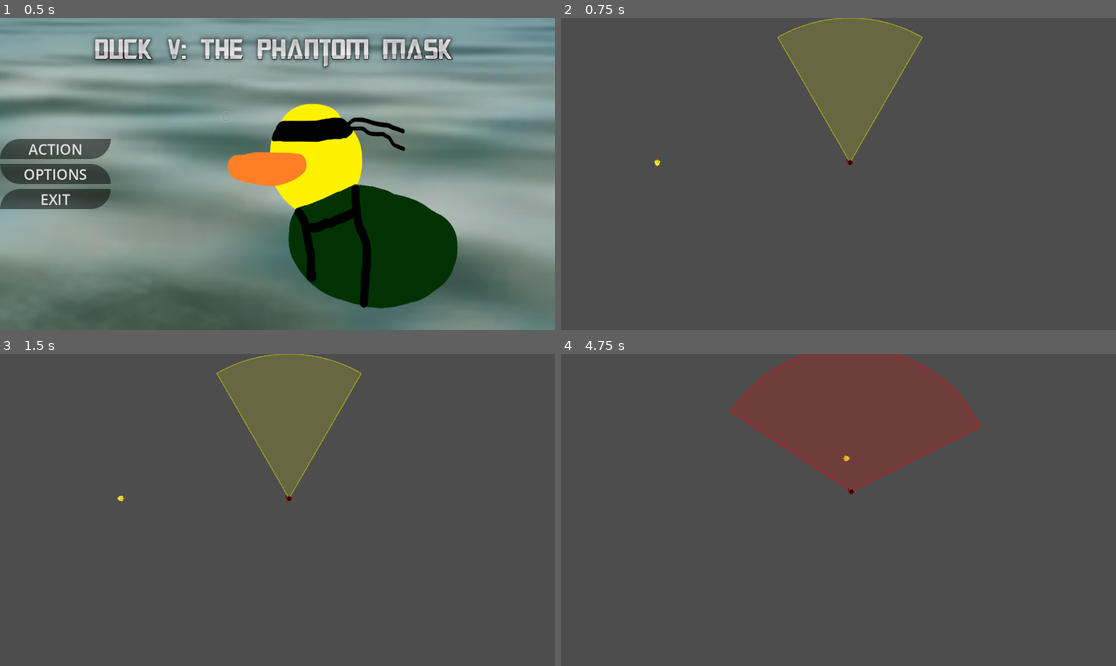
Above: before the commit, frames 1-4 (two rows, left to right).
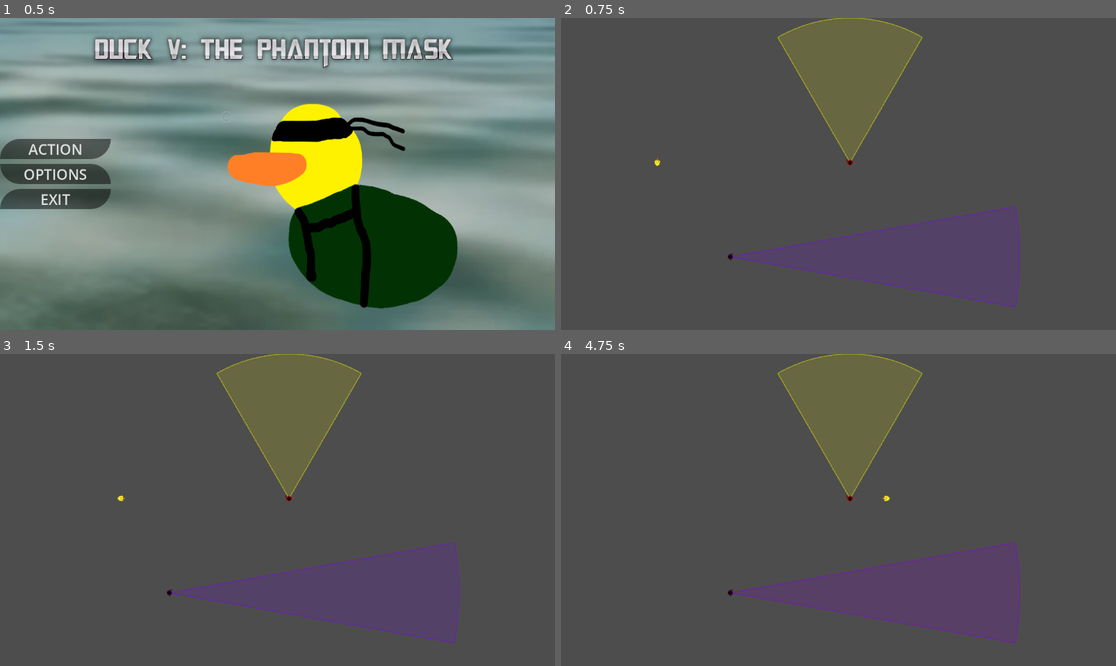
Above: after the commit, the same moments.

Repository: ArpaDeveloper/FGJ2026
Game: Godot game, scene res://scenes/mainmenu.tscn
Two runs of this game, one before a commit and one after it. Both use one fixed random seed, a clock stepped at 60 frames per second and the inputs below.
Inputs (mouse positions are in pixels of both pictures, inside the frame that each line leads up to):
- Up to frame 1 (0.5 s): no input
- Up to frame 2 (0.75 s): click "ACTION" at 0.5 s
- Up to frame 3 (1.5 s): tap Enter at 1.25 s; move the mouse to (399, 494) at 1.27 s; hold Right (ui_right) from 1.28 s (still down)
- Up to frame 4 (4.75 s): move the mouse to (727, 525) at 2.02 s; release Right (ui_right) at 2.03 s; hold Down (ui_down) 2.03-2.78 s; move the mouse to (894, 441) at 2.77 s; hold Right (ui_right) 2.78-3.53 s; tap Space at 3.5 s; move the mouse to (810, 572) at 3.52 s; hold Up (ui_up) 3.53-4.28 s; move the mouse to (1005, 556) at 4.27 s; hold Left (ui_left) from 4.28 s (still down)

Frame 1 is identical in both runs. In frame 2, 8.6% of the frame differs, in the area x 30-83%, y 60-93%; in frame 3, 8.6%; in frame 4, 21%, in the area x 30-83%, y 0-93%.

Commit message:
Added basic snipers

Diff:
--- a/scenes/test.tscn
+++ b/scenes/test.tscn
@@ -1,16 +1,17 @@
-[gd_scene format=3 uid="uid://bimm0o84u3p1c"]
+[gd_scene format=3 uid="uid://d2ursgbw4asfm"]
 
-[ext_resource type="Script" path="res://scripts/player.gd" id="1_player"]
+[ext_resource type="Script" uid="uid://dgpcstodc3drr" path="res://scripts/player.gd" id="1_player"]
 [ext_resource type="Texture2D" uid="uid://disyyunm2blv4" path="res://assets/Player/duck-sketch.png" id="2_j5jx5"]
-[ext_resource type="Script" path="res://scripts/enemy.gd" id="3_enemy"]
+[ext_resource type="Script" uid="uid://dq48lefkmwxvi" path="res://scripts/enemy.gd" id="3_enemy"]
 [ext_resource type="Texture2D" uid="uid://b4yyjde3a5mgr" path="res://assets/Enemies/hunter-sketch.png" id="4_lpvoh"]
-[ext_resource type="PackedScene" uid="uid://dmsm7582xf7ul" path="res://scenes/pausemenu.tscn" id="5_at5dv"]
+[ext_resource type="PackedScene" path="res://scenes/pausemenu.tscn" id="5_at5dv"]
+[ext_resource type="Script" uid="uid://dip413ytt8ebv" path="res://scripts/sniper_enemy.gd" id="6_sniper"]
 
 [sub_resource type="CircleShape2D" id="CircleShape2D_bl13t"]
 radius = 20.0
 
 [sub_resource type="RectangleShape2D" id="RectangleShape2D_wall"]
-size = Vector2(800, 50)
+size = Vector2(1171, 50)
 
 [node name="TestScene" type="Node2D" unique_id=1487832176]
 
@@ -35,18 +36,32 @@
 modulate = Color(1, 0.3, 0.3, 1)
 texture = ExtResource("4_lpvoh")
 
+[node name="SniperEnemy" type="CharacterBody2D" parent="." unique_id=514840430]
+position = Vector2(352, 496)
+rotation = 1.5708
+script = ExtResource("6_sniper")
+
+[node name="CollisionShape2D" type="CollisionShape2D" parent="SniperEnemy" unique_id=129892849]
+shape = SubResource("CircleShape2D_bl13t")
+
+[node name="Sprite2D" type="Sprite2D" parent="SniperEnemy" unique_id=1521986020]
+modulate = Color(0.5, 0.3, 1, 1)
+texture = ExtResource("4_lpvoh")
+
 [node name="Walls" type="Node2D" parent="." unique_id=1785057595]
 
 [node name="TopWall" type="StaticBody2D" parent="Walls" unique_id=1232452926]
 position = Vector2(400, 25)
 
 [node name="CollisionShape2D" type="CollisionShape2D" parent="Walls/TopWall" unique_id=551236796]
+position = Vector2(187.5, -50)
 shape = SubResource("RectangleShape2D_wall")
 
 [node name="BottomWall" type="StaticBody2D" parent="Walls" unique_id=1926447037]
 position = Vector2(400, 575)
 
 [node name="CollisionShape2D" type="CollisionShape2D" parent="Walls/BottomWall" unique_id=963426921]
+position = Vector2(179, 100)
 shape = SubResource("RectangleShape2D_wall")
 
 [node name="LeftWall" type="StaticBody2D" parent="Walls" unique_id=132239115]
@@ -54,6 +69,7 @@
 rotation = 1.5708
 
 [node name="CollisionShape2D" type="CollisionShape2D" parent="Walls/LeftWall" unique_id=67984002]
+position = Vector2(6.000181, 49.999977)
 shape = SubResource("RectangleShape2D_wall")
 
 [node name="RightWall" type="StaticBody2D" parent="Walls" unique_id=750073806]
@@ -61,9 +77,11 @@
 rotation = 1.5708
 
 [node name="CollisionShape2D" type="CollisionShape2D" parent="Walls/RightWall" unique_id=451846762]
+position = Vector2(-0.001447996, -400)
 shape = SubResource("RectangleShape2D_wall")
 
 [node name="Control" type="Control" parent="." unique_id=287212944]
+visible = false
 layout_mode = 3
 anchors_preset = 15
 anchor_right = 1.0
--- /dev/null
+++ b/scripts/sniper_enemy.gd
@@ -0,0 +1,101 @@
+extends CharacterBody2D
+
+@export var speed: float = 60.0
+@export var detection_range: float = 600.0
+@export var detection_angle: float = 20.0
+@export var chase_angle: float = 40.0
+@export var show_cone: bool = true
+@export var aim_time: float = 2.0
+
+var player: Node2D = null
+var player_in_cone: bool = false
+var is_chasing: bool = false
+var aim_progress: float = 0.0 # 0 = just spotted, 1 = fully aimed
+
+
+func _ready() -> void:
+	player = get_tree().get_first_node_in_group("player")
+
+
+func _physics_process(delta: float) -> void:
+	if not player:
+		return
+
+	var current_angle = chase_angle if is_chasing else detection_angle
+	player_in_cone = is_player_in_cone(current_angle)
+
+	is_chasing = player_in_cone
+
+	if is_chasing:
+		aim_progress = min(aim_progress + delta / aim_time, 1.0)
+	else:
+		aim_progress = max(aim_progress - delta / aim_time, 0.0)
+
+	velocity = Vector2.ZERO
+
+	move_and_slide()
+
+	if show_cone:
+		queue_redraw()
+
+
+func _draw() -> void:
+	if not show_cone:
+		return
+
+	# Draw current active cone
+	var current_angle = chase_angle if is_chasing else detection_angle
+	var half_angle = deg_to_rad(current_angle / 2)
+	var start_angle = - PI / 2 - half_angle
+	var end_angle = - PI / 2 + half_angle
+
+	# Colors: purple (idle) -> magenta (spotted) -> red (fully aimed)
+	var idle_color = Color(0.5, 0, 1, 0.15)
+	var aimed_color = Color(1, 0, 0, 0.35)
+	var idle_outline = Color(0.5, 0, 1, 0.4)
+	var aimed_outline = Color(1, 0, 0, 0.8)
+
+	var cone_color = idle_color.lerp(aimed_color, aim_progress)
+	var outline_color = idle_outline.lerp(aimed_outline, aim_progress)
+
+	# Draw filled cone
+	var points = PackedVector2Array([Vector2.ZERO])
+	var num_points = 32
+	for i in range(num_points + 1):
+		var angle = start_angle + (end_angle - start_angle) * i / num_points
+		var point = Vector2(cos(angle), sin(angle)) * detection_range
+		points.append(point)
+	draw_colored_polygon(points, cone_color)
+
+	# Draw cone outline
+	draw_line(Vector2.ZERO, Vector2(cos(start_angle), sin(start_angle)) * detection_range, outline_color, 2.0)
+	draw_line(Vector2.ZERO, Vector2(cos(end_angle), sin(end_angle)) * detection_range, outline_color, 2.0)
+	draw_arc(Vector2.ZERO, detection_range, start_angle, end_angle, num_points, outline_color, 2.0)
+
+
+func is_player_in_cone(cone_angle: float) -> bool:
+	if not player:
+		return false
+
+	var to_player = player.global_position - global_position
+	var distance = to_player.length()
+
+	# Check if within range
+	if distance > detection_range:
+		return false
+
+	# Check if within cone angle
+	var angle_to_player = to_player.angle()
+	var forward_angle = rotation - PI / 2
+	var angle_diff = angle_difference(angle_to_player, forward_angle)
+
+	return abs(angle_diff) < deg_to_rad(cone_angle / 2)
+
+
+func angle_difference(angle1: float, angle2: float) -> float:
+	var diff = angle1 - angle2
+	while diff > PI:
+		diff -= TAU
+	while diff < -PI:
+		diff += TAU
+	return diff
Not shown, added: assets/environment/fishing_net.png.import
Not shown, added: scripts/sniper_enemy.gd.uid
